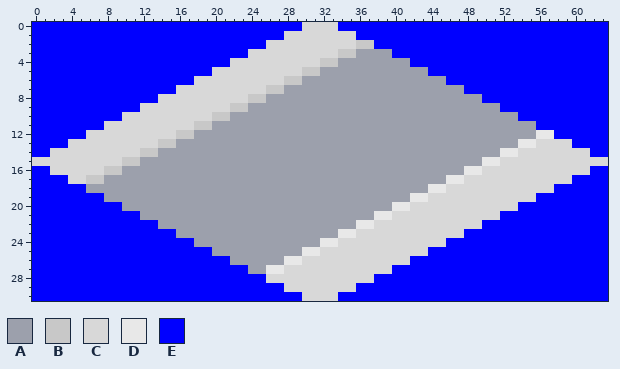
Edited in one commit: pixel-art sprite (src/sprites/1314.png). This is how it looked before the edit.
The file is 64x31 pixels.
Palette (. is transparent): A #9ca0ac  B #c8c8c8  C #d8d8d8  D #e8e8e8  E #0000ff
New version:
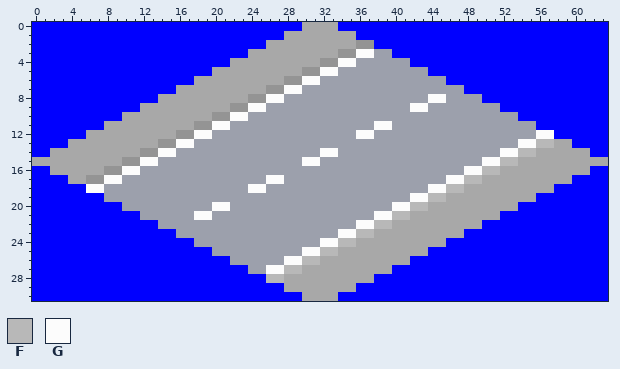
Colours new in this view: F #b8b8b8  G #fcfcfc
The edit:
colour B: #c8c8c8 -> #949494
colour C: #d8d8d8 -> #a8a8a8
y 3: x 36..37 AA -> GG
y 4: x 34..35 AA -> GG
y 5: x 32..33 AA -> GG
y 6: x 30..31 AA -> GG
y 7: x 28..29 AA -> GG
y 8: x 26..27 AA -> GG; x 44..45 AA -> GG
y 9: x 24..25 AA -> GG; x 42..43 AA -> GG
y 10: x 22..23 AA -> GG
y 11: x 20..21 AA -> GG; x 38..39 AA -> GG
y 12: x 18..19 AA -> GG; x 36..37 AA -> GG; x 56..57 DD -> GG
y 13: x 16..17 AA -> GG; x 54..57 DDCC -> GGFF
y 14: x 14..15 AA -> GG; x 32..33 AA -> GG; x 52..55 DDCC -> GGFF
y 15: x 12..13 AA -> GG; x 30..31 AA -> GG; x 50..53 DDCC -> GGFF
y 16: x 10..11 AA -> GG; x 48..51 DDCC -> GGFF
y 17: x 8..9 AA -> GG; x 26..27 AA -> GG; x 46..49 DDCC -> GGFF
y 18: x 6..7 AA -> GG; x 24..25 AA -> GG; x 44..47 DDCC -> GGFF
y 19: x 42..45 DDCC -> GGFF
y 20: x 20..21 AA -> GG; x 40..43 DDCC -> GGFF
y 21: x 18..19 AA -> GG; x 38..41 DDCC -> GGFF
y 22: x 36..39 DDCC -> GGFF
y 23: x 34..37 DDCC -> GGFF
y 24: x 32..35 DDCC -> GGFF
y 25: x 30..33 DDCC -> GGFF
y 26: x 28..31 DDCC -> GGFF
y 27: x 26..29 DDCC -> GGFF
y 28: x 26..27 CC -> FF
Changed places in both pictures, as pixel boxes (x1, y1, x2, y2):
changed: (32, 22, 608, 301)
